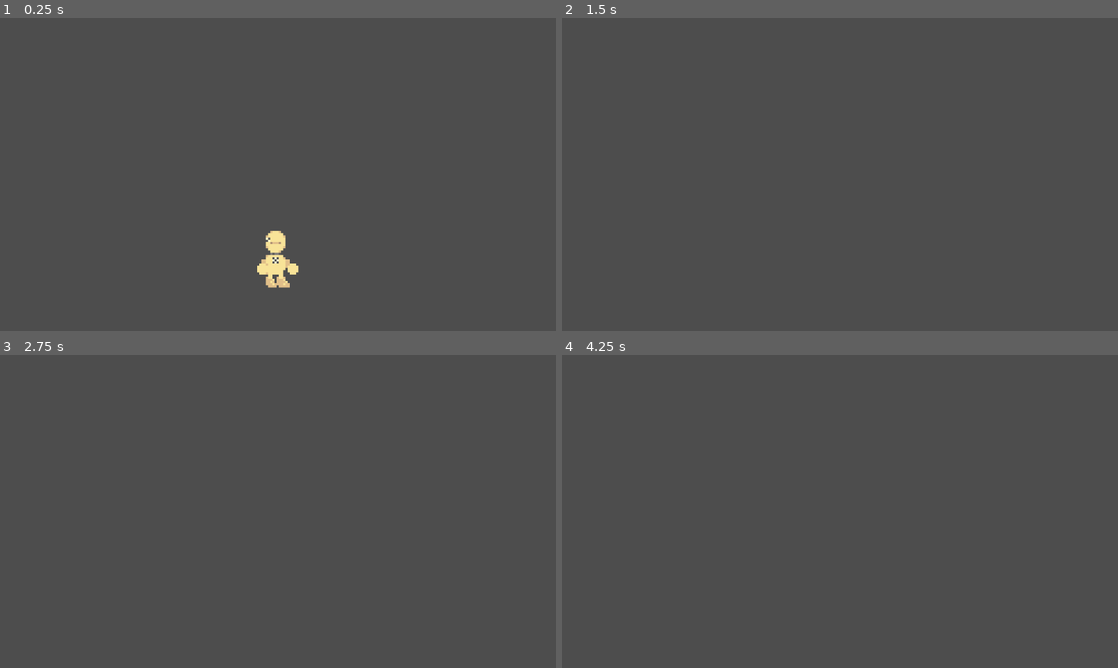
Above: before the commit, frames 1-4 (two rows, left to right).
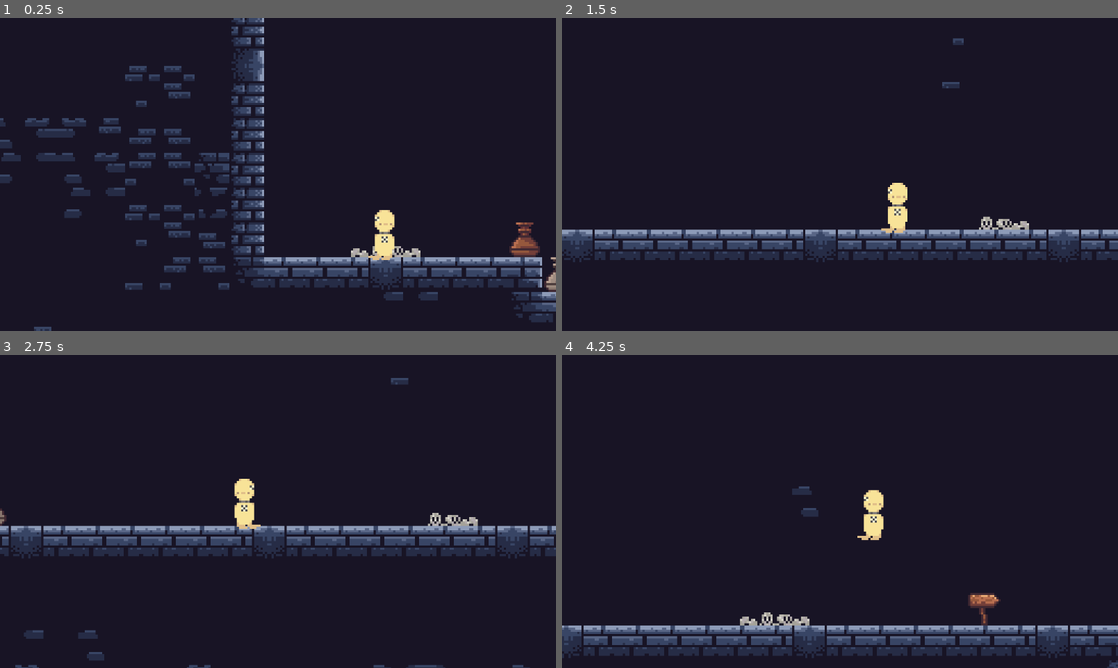
Above: after the commit, the same moments.

Repository: Splatube/EchoesOfSacrifice
Game: Godot game, scene res://Scenes/level.tscn
Same seed, same stepped clock (60 frames per second), same inputs: the game is played once before the commit and once after it.
Inputs:
- Up to frame 1 (0.25 s): no input
- Up to frame 2 (1.5 s): hold D (Right) from 0.53 s (still down); tap Shift (Dash) at 0.6, 1.35 s; tap Space (Jump) at 0.77 s
- Up to frame 3 (2.75 s): tap Space (Jump) at 1.52 s; release D (Right) at 2.03 s; hold A (Left) from 2.03 s (still down); tap Shift (Dash) at 2.1 s
- Up to frame 4 (4.25 s): release A (Left) at 2.78 s; hold D (Right) from 2.78 s (still down); tap Shift (Dash) at 2.85, 3.6 s; tap Space (Jump) at 3.02, 3.77 s

The runs differ from the first frame. In frame 1, 96% of the frame differs, in the area x 0-100%, y 0-100%; in frame 2, 98%; in frame 3, 97%; in frame 4, 98%.

Commit message:
Disable limbs

Diff:
--- a/Scenes/level.tscn
+++ b/Scenes/level.tscn
@@ -9,7 +9,7 @@
 [node name="Map" parent="." instance=ExtResource("1_6phgx")]
 
 [node name="Player" parent="." instance=ExtResource("1_tumq0")]
-position = Vector2(0, 384)
+position = Vector2(780, 432)
 speed = 200
 
 [node name="Camera2D" type="Camera2D" parent="." node_paths=PackedStringArray("target")]
--- a/Scenes/player.tscn
+++ b/Scenes/player.tscn
@@ -9,6 +9,8 @@
 
 [node name="Player" type="CharacterBody2D"]
 script = ExtResource("1_cvnsp")
+arms = false
+legs = false
 
 [node name="Sprite" type="Sprite2D" parent="."]
 texture_filter = 1
--- a/Scripts/player.gd
+++ b/Scripts/player.gd
@@ -4,10 +4,40 @@
 @export var speed := 150
 @export var climb_speed := 100
 @export var jump_speed := 300
+@export var dash_speed := 2
 var dash = 1
+
+@export_category("Limbs")
+@export var head = true
+@export var arms = true
+@export var hands = true
+@export var legs = true
 
 # Get the gravity from the project settings so you can sync with rigid body nodes.
 var gravity = ProjectSettings.get_setting("physics/2d/default_gravity")
+
+func _process(_delta):
+	if !head and !arms and !legs:
+		player_texture("res://Assets/Dummy-Head-Feet-Arms.png")
+	elif !head and !arms:
+		player_texture("res://Assets/Dummy-Head-Arms.png")
+	elif !head and !legs:
+		player_texture("res://Assets/Dummy-Head-Feet.png")
+	elif !head:
+		player_texture("res://Assets/Dummy-Head.png")
+	elif !arms and !legs:
+		player_texture("res://Assets/Dummy-Feet-Arms.png")
+	elif !arms:
+		player_texture("res://Assets/Dummy-Arms.png")
+	elif !legs:
+		player_texture("res://Assets/Dummy-Feet.png")
+	else:
+		player_texture("res://Assets/Dummy.png")
+
+	if !legs:
+		$Collision.scale.y = 0.5
+	else:
+		$Collision.scale.y = 1
 
 func _physics_process(delta):
 	# Add the gravity.
@@ -18,7 +48,7 @@
 		velocity.y = -jump_speed
 
 	if Input.is_action_just_pressed("Dash"):
-		dash = 2
+		dash = dash_speed
 		await get_tree().create_timer(0.25).timeout
 		dash = 1
 
@@ -36,5 +66,7 @@
 		elif Input.is_action_just_pressed("Right"):
 			$Sprite.set_flip_h(false)
 
+	move_and_slide()
 
-	move_and_slide()
+func player_texture(texture: String) -> void:
+	$Sprite.texture = load(texture)
Binary file added: Assets/Dummy-Arms.png
Not shown, added: Assets/Dummy-Arms.png.import
Binary file added: Assets/Dummy-Feet-Arms.png
Not shown, added: Assets/Dummy-Feet-Arms.png.import
Binary file added: Assets/Dummy-Feet-Hands.png
Not shown, added: Assets/Dummy-Feet-Hands.png.import
Binary file added: Assets/Dummy-Feet.png
Not shown, added: Assets/Dummy-Feet.png.import
Binary file added: Assets/Dummy-Hands.png
Not shown, added: Assets/Dummy-Hands.png.import
Binary file added: Assets/Dummy-Head-Arms.png
Not shown, added: Assets/Dummy-Head-Arms.png.import
(and 7 more such lines)
